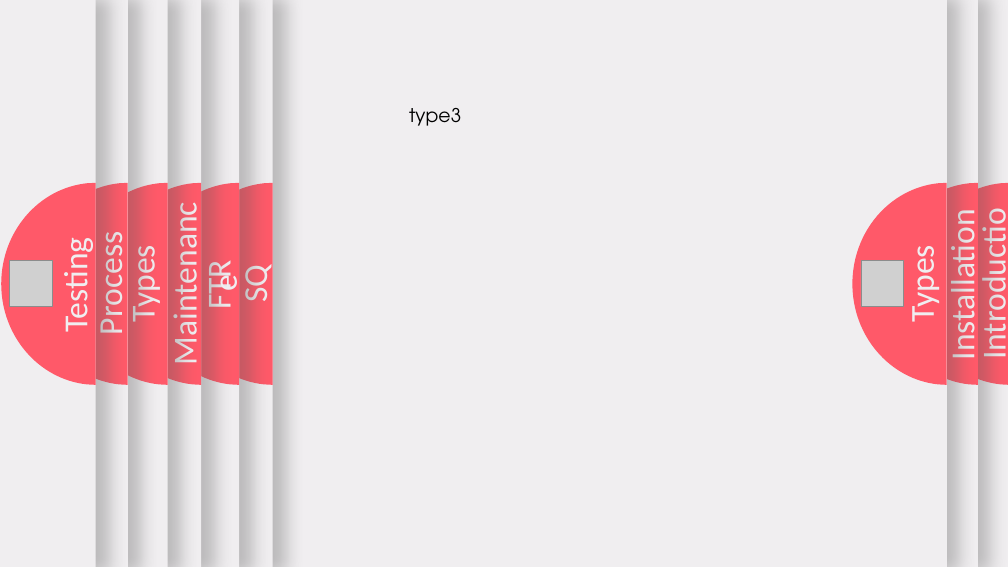
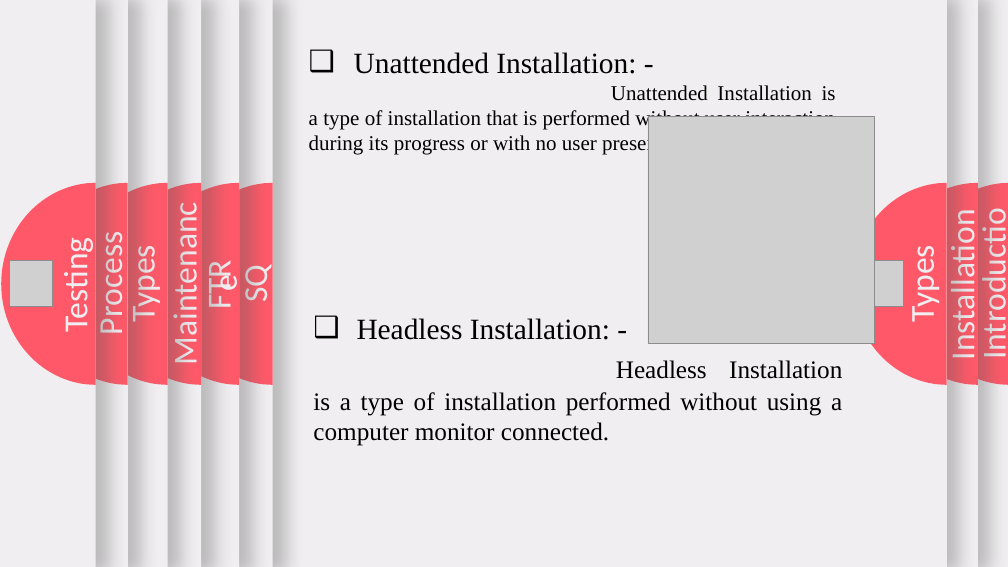
Before and after one commit to anjanshrestha8/third_sem-notes, a slide deck: slide 6 of Sad/unit6.pptx. Drawn at 1008x567 pixels with LibreOffice and Linux fonts; fonts in the diff are those of the drawing; grey boxes stand for pictures. Boxes give left, top, right and bottom in pixels: in the first picture for what was removed or moved away, otherwise in the second. Text is boxed around its words. In the diff, an @@ line names an element or a change of style, - is before the commit and + after.

```diff
--- a/Sad/unit6.pptx
+++ b/Sad/unit6.pptx
@@ text at (309,52,836,155): text changed; size 18 to 20 pt; font TeX Gyre Adventor to Times New Roman @@
-type3
+❑ Unattended Installation: -
+Unattended Installation is a type of installation that is performed without user interaction during its progress or with no user present at all.
@@ picture added at (648,116,875,343) @@
@@ text added at (313,318,842,446), 24 pt, text #000000 @@
+❑ Headless Installation: -
+Headless Installation is a type of installation performed without using a computer monitor connected.
```
Also in this commit, not shown: 18 other slides changed, 1 slide added.
